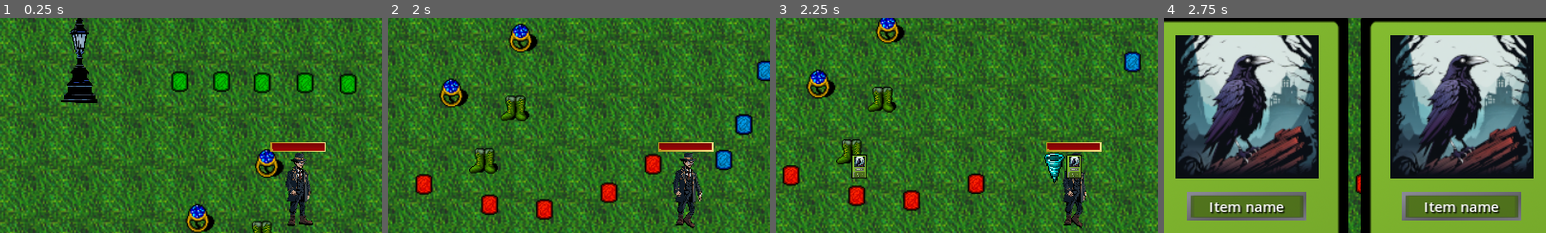
Above: before the commit, frames 1-4 (left to right).
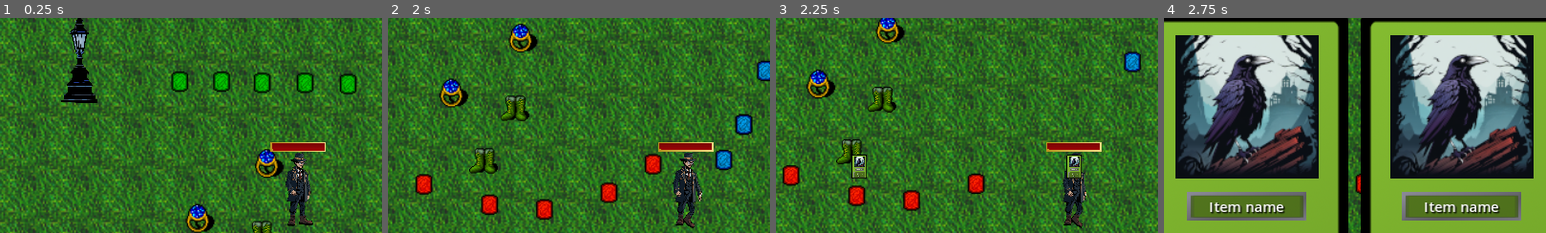
Above: after the commit, the same moments.

Repository: AGH-Code-Industry/monstrous-tide
Game: Godot game, scene res://Assets/World/world.tscn
Same seed, same stepped clock (60 frames per second), same inputs: the game is played once before the commit and once after it.
Inputs (mouse positions are % of the whole screen's width and height, from its top left):
- Up to frame 1 (0.25 s): no input
- Up to frame 2 (2 s): tap Enter at 0.5 s; move the mouse to (72, 45) at 0.52 s; press the mouse at (72, 45) at 0.53 s; hold D (right) 0.53-1.28 s; move the mouse to (30, 55) at 1.27 s; release the mouse at (30, 55) at 1.28 s; hold S (down) from 1.28 s (still down); click (30, 55) at 1.35 s
- Up to frame 3 (2.25 s): move the mouse to (60, 28) at 2.02 s; release S (down) at 2.03 s; press the mouse at (60, 28) at 2.03 s; hold D (right) from 2.03 s (still down)
- Up to frame 4 (2.75 s): keep holding D (right)
The pictures show only the part of the screen within x 11-61%, y 14-64%; the shares and areas given below are measured in that part.

Frames 1-2 are identical in both runs. In frame 3, 0.4% of the frame differs, in the area x 70-76%, y 62-77%; in frame 4, nothing differs.
Error after the commit: Invalid type in function 'spawn_projectile' in base 'Node2D (projectile_spawner.gd)'. The Object-derived class of argument 1 (PackedScene) is not a subclass of…

Commit message:
First changes
- Added in-code documentation
- Added map/filter functionality to instantiating projectiles and searching for targets
- Added first features for the Projectile class

Diff:
--- a/Assets/Utility/Weapons/projectile.gd
+++ b/Assets/Utility/Weapons/projectile.gd
@@ -1,11 +1,18 @@
+## This resource holds all information required to instantiate a projectile.
 class_name Projectile
-extends Area2D
+extends Resource
 
-@export var damage : int
+## Damage per projectile
+@export var damage : float
+
+## The amount of times a projectile fires per second (1s / {attack_speed})
 @export var attack_speed : int
 
-func set_damage(val):
-	damage = val
+## Projectile's speed
+@export var speed : int
 
-func set_attack_speed(val):
-	attack_speed = val
+## The amount of projectiles spawned per attack
+@export var projectiles_per_attack : int
+
+## Projectile's scene
+@export var scene : PackedScene
--- a/Assets/Utility/Weapons/projectile_spawner.gd
+++ b/Assets/Utility/Weapons/projectile_spawner.gd
@@ -1,27 +1,70 @@
+## This class handles the targeting and spawning of projectiles.
+## It's [Node] should be a child of the weapon [Node]
 extends Node2D
 
-func get_targets(): # Returns array of Area2Ds on the 3rd collision layer or null(!) if none are present
-	# PS I hate nulls, if anyone knows of a better way to do this please tell me
-	# - Mlodko
+func _default_map_func(projectile : Node) -> Node:
+	projectile.global_position = global_position
+	return projectile
+
+func _default_filter_func(_x):
+	return true
+
+## The maximum distance a thing can be targeted from.
+@export var detection_radius : float = 100.0 :
+	set(value):
+		$DetectionCircle/CollisionShape2D.shape.radius = value
+		detection_radius = value
+		return
+	get:
+		return detection_radius
+
+
+## Returns the [Area2D]s on the 3rd collision layer.
+## Optionally you can pass in a [Callable] that somehow filters the Area2Ds
+## if not provided, it will return all the Area2Ds
+## The filter functions should:
+## - take a single Variant argument
+## - return a boolean
+func get_targets(filter_func := Callable(_default_filter_func)):
 	if not $DetectionCircle.has_overlapping_areas():
 		return null
-	return $DetectionCircle.get_overlapping_areas()
+	return $DetectionCircle.get_overlapping_areas().filter(filter_func)
 
-func set_detection_radius(r : float):
-	$DetectionCircle/CollisionShape2D.shape.radius = r
+## Instantiates the projectile(s) according to the information inside the [Projectile] resource.
+## Returns an [Array[Node]] of the instantiated projectiles.  [br]
+## Optionally you can pass in a [param map_func] [Callable] that modifies the instantiation process. [br]
+## The map functions should: [br]
+## - take a single Variant argument [br]
+## - return a Node
+func spawn_projectile(projectile : Projectile, map_func := Callable(_default_map_func)) -> Array[Node]:
+	var projectiles : Array[Node] = []
 
-func get_detection_radius():
-	return $DetectionCircle/CollisionShape2D.shape.radius
+	# Instatiate the projectiles
+	for i in range(projectile.projectiles_per_attack):
+		var new_projectile = projectile.scene.instantiate()
+		projectiles.append(new_projectile)
 
-func spawn_projectile(projectileScene : PackedScene) -> Node:
-	# Prepare projectile for spawn
-	var projectile = projectileScene.instantiate()
-	projectile.global_position = global_position
+	# Prepare the projectiles for spawn
+	projectiles = projectiles.map(map_func)
 
 	# Return
-	return projectile
+	return projectiles
 
-func distance_weighted_random_choice(array : Array[Area2D], max_distance : float):
+## Returns a pseudo-random [Area2D] from the [param array] [b] or a [null] if none were found/passed the filter [/b].
+## The closer the target is, the higher the chance it will get targeted. [br]
+## Optionally you can pass in a [param filter_func] [Callable] that somehow filters the Area2Ds
+## if not provided, it will return all the Area2Ds
+## The filter functions should: [br]
+## - take a single Variant argument [br]
+## - return a boolean
+func distance_weighted_random_choice(array : Array[Area2D], max_distance : float, filter_func := Callable(_default_filter_func)):
+	# Filter the array
+	array = array.filter(filter_func)
+
+	# Idiot(me)-proofing
+	if len(array) == 0:
+		return null
+
 	# Basically the closer the target is the higher the chance it will get targeted
 	if len(array) == 1:
 		return array[0]
